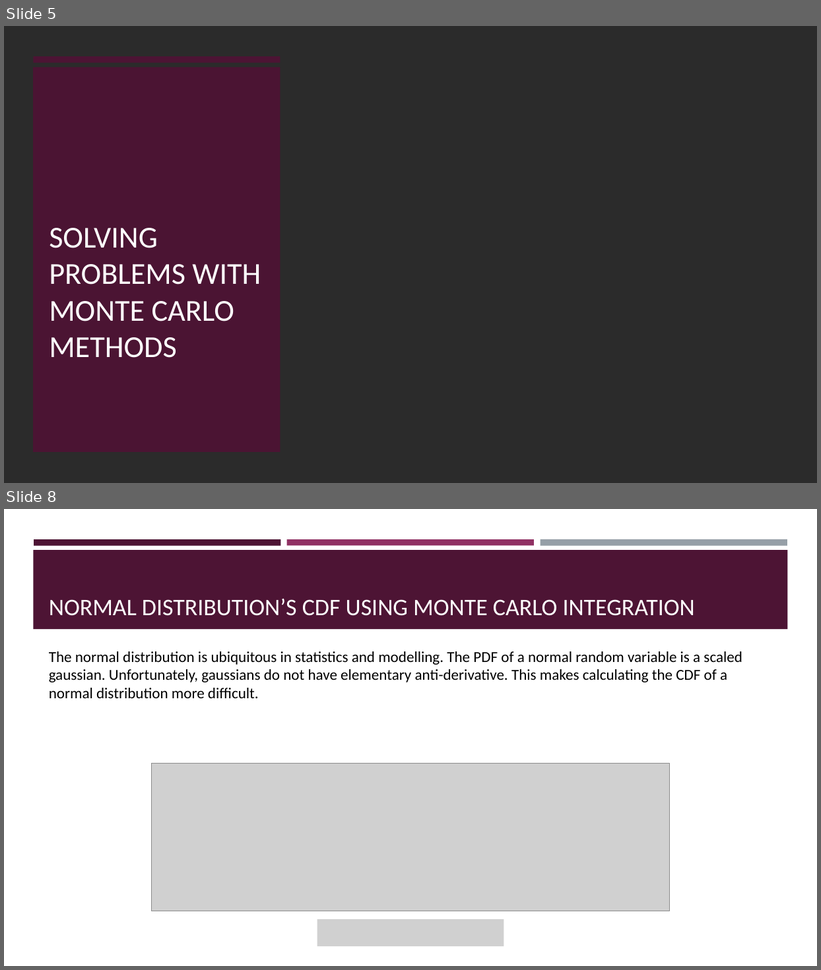
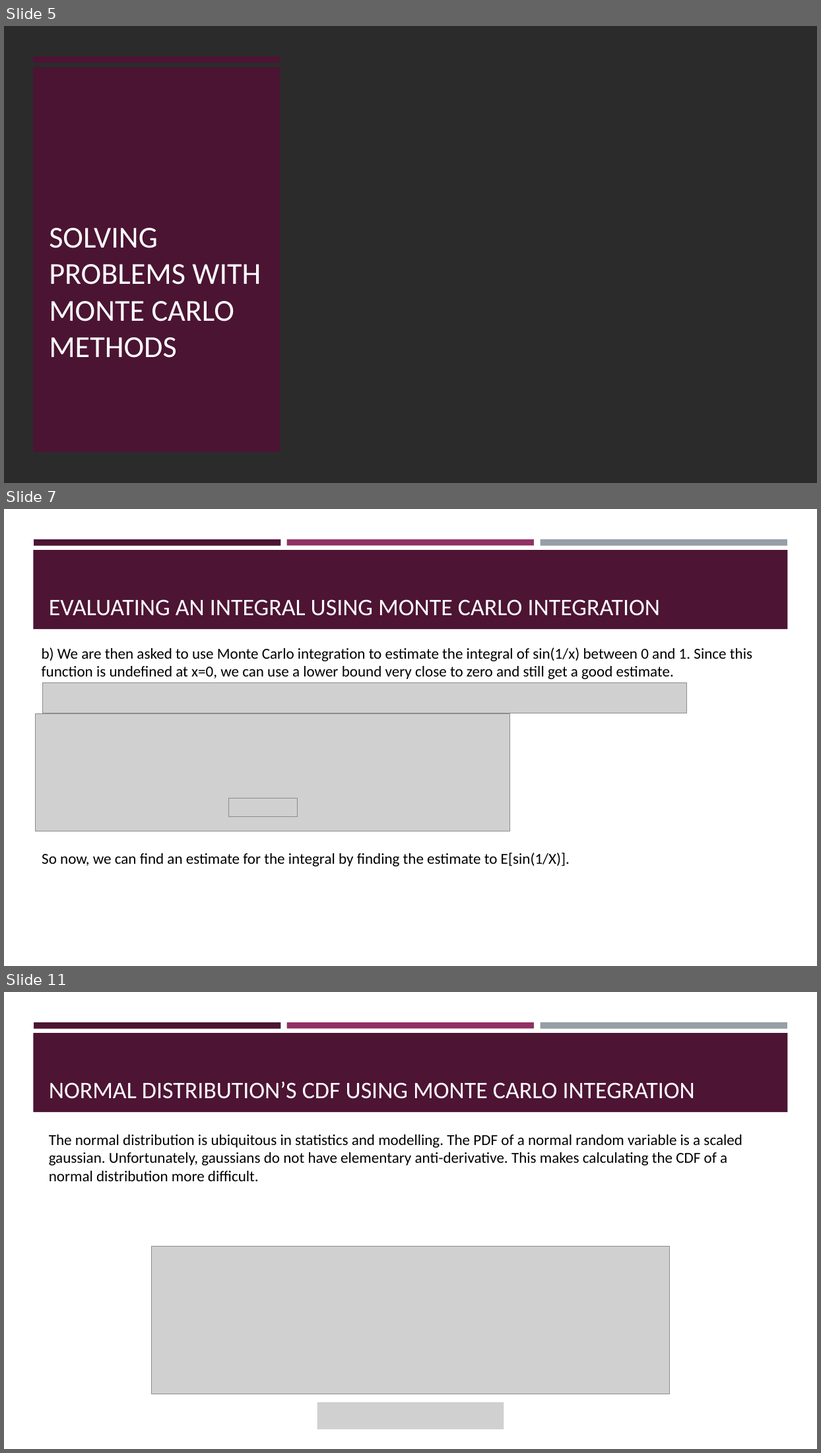
Before and after one commit to eoiniritium/jateb-course-work, a slide deck: presentation.pptx. Shown one above the other, each under a label of ours: slides 5 and 8 before the commit, slides 5, 7 and 11 after it; the slides between them are not shown. The pictures are 821x970 and 821x1453 pixels, drawn with LibreOffice and Linux fonts; fonts in the diff are those of the drawing; grey boxes stand for pictures; background and template pictures are left out; a plain dark background stands for a picture behind light text. Boxes give left, top, right and bottom in pixels: in the first picture for what was removed or moved away, otherwise in the second. Text is boxed around its words. In the diff, an @@ line names an element or a change of style, - is before the commit and + after.

```diff
--- a/presentation.pptx
+++ b/presentation.pptx
@@ slide 7 added at (4,509,817,966), background #FFFFFF; not listed: 4 template elements that a slide beside it also shows @@
@@ title added at (49,599,660,616), 28 pt, text #FFFFFF @@
+EVALUATING AN INTEGRAL USING MONTE CARLO INTEGRATION
@@ text added at (42,648,752,679), 18 pt, text #000000 @@
+b) We are then asked to use Monte Carlo integration to estimate the integral of sin(1/x) between 0 and 1. Since this function is undefined at x=0, we can use a lower bound very close to zero and still get a good estimate.
@@ picture added at (42,683,686,714) @@
@@ picture added at (35,714,510,832) @@
@@ picture added at (228,799,297,817) @@
@@ text added at (42,853,570,867), 18 pt, text #000000 @@
+So now, we can find an estimate for the integral by finding the estimate to E[sin(1/X)].
@@ what was slide 8 is now slide 11 @@
```
Also in this commit, not shown: 2 slides changed, 2 other slides added.
